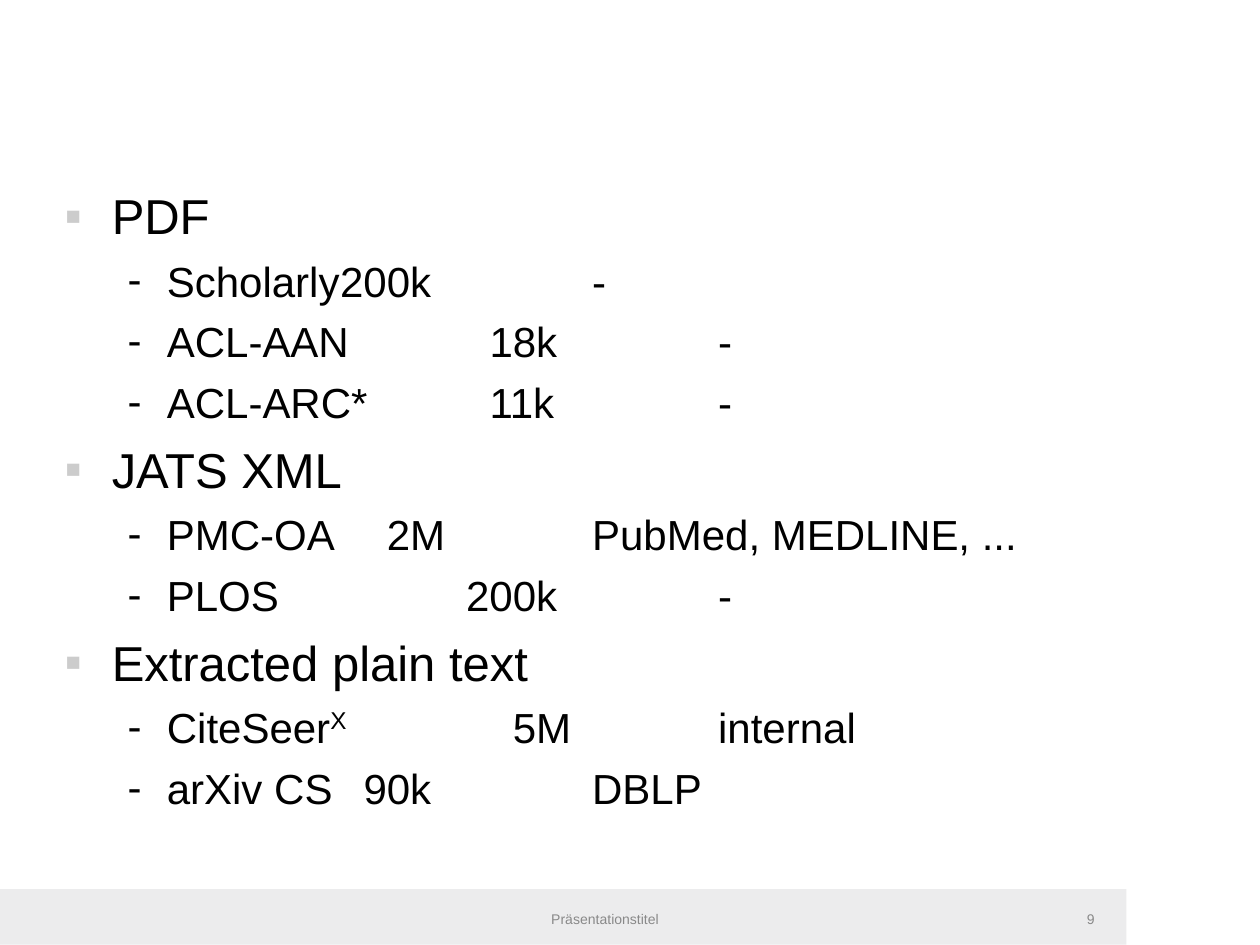
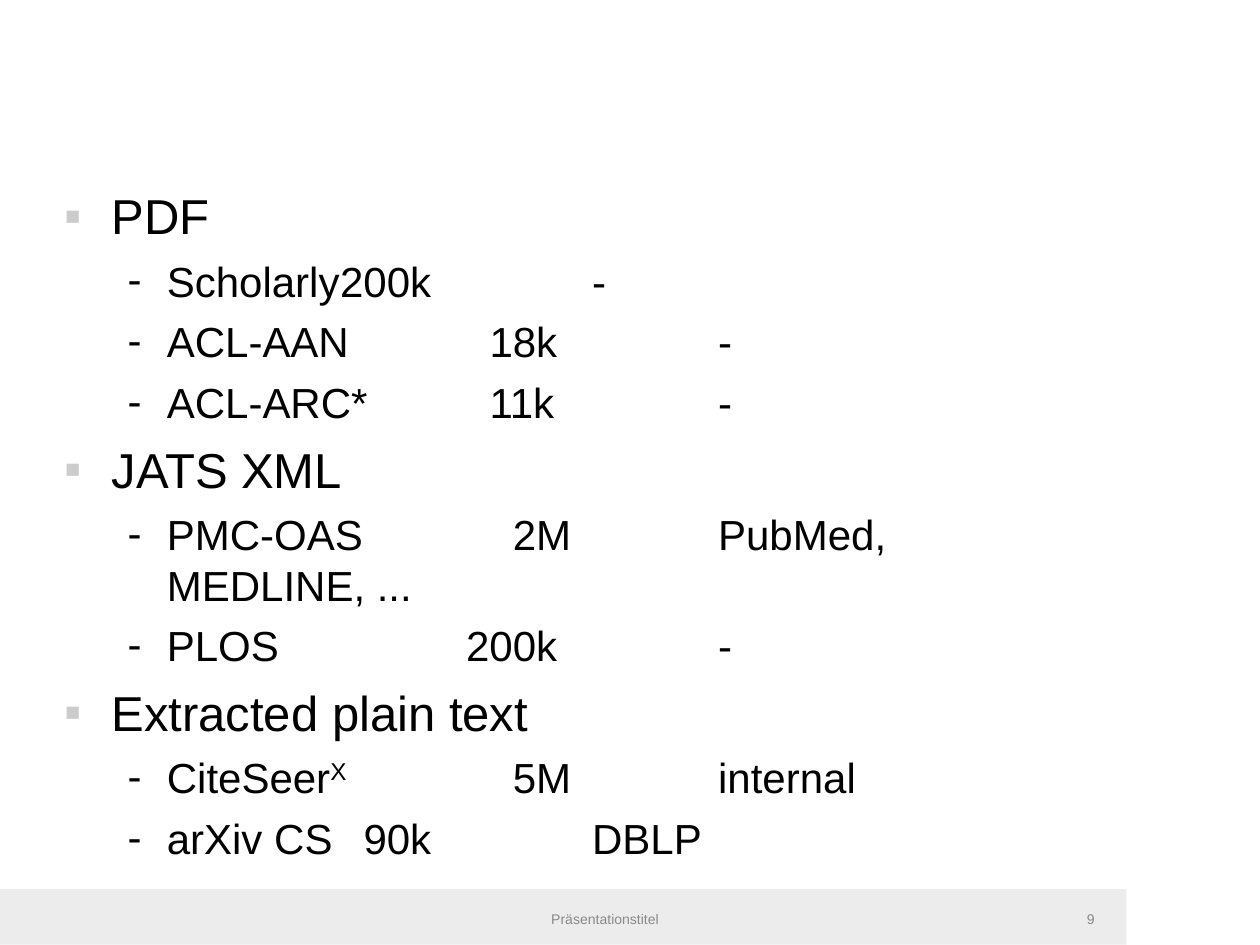
Before and after one commit to IllDepence/master_thesis, a slide deck: slide 9 of misc/bir_presentation/bir2019.odp. Drawn at 1260x945 pixels with LibreOffice and Linux fonts; fonts in the diff are those of the drawing; background and template pictures are left out. Boxes give left, top, right and bottom in pixels: in the first picture for what was removed or moved away, otherwise in the second. Text is boxed around its words. In the diff, an @@ line names an element or a change of style, - is before the commit and + after.

```diff
--- a/misc/bir_presentation/bir2019.odp
+++ b/misc/bir_presentation/bir2019.odp
@@ text at (167, 519, 886, 556): text changed @@
-  – PMC-OA 002M PubMed, MEDLINE, ...
+  – PMC-OAS 002M PubMed, MEDLINE, ...
```
Also in this commit, not shown: 5 other slides changed, 18 slides added, 3 slides removed, 16 other files.
